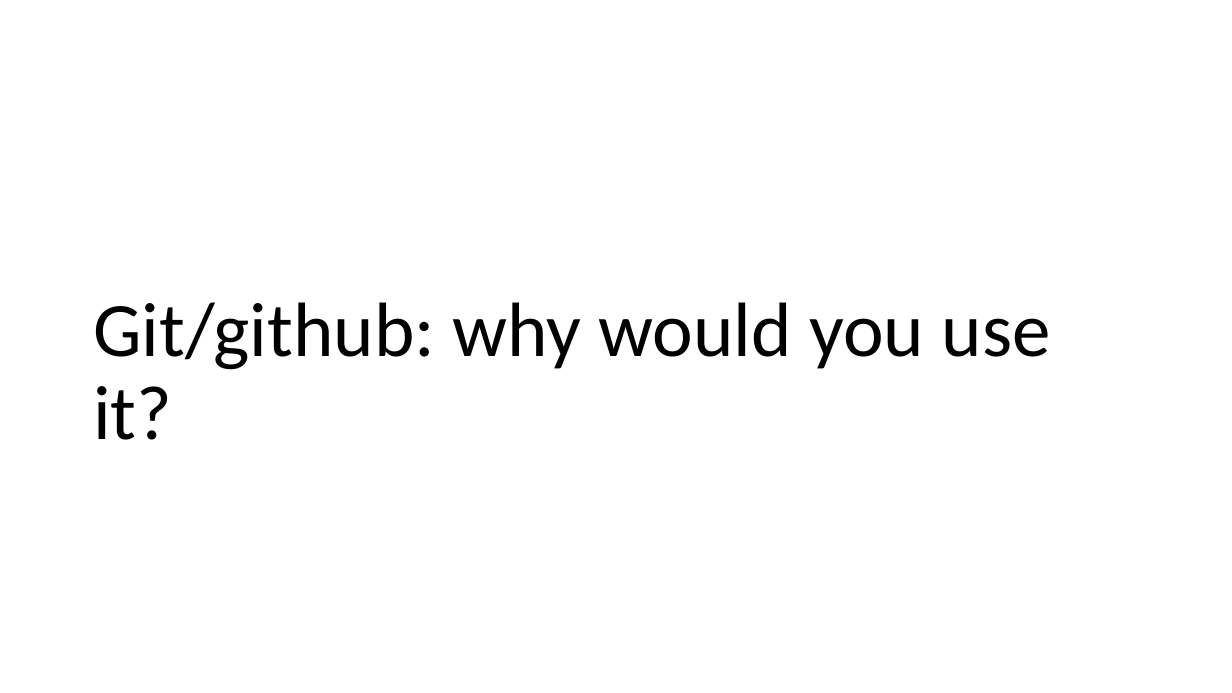
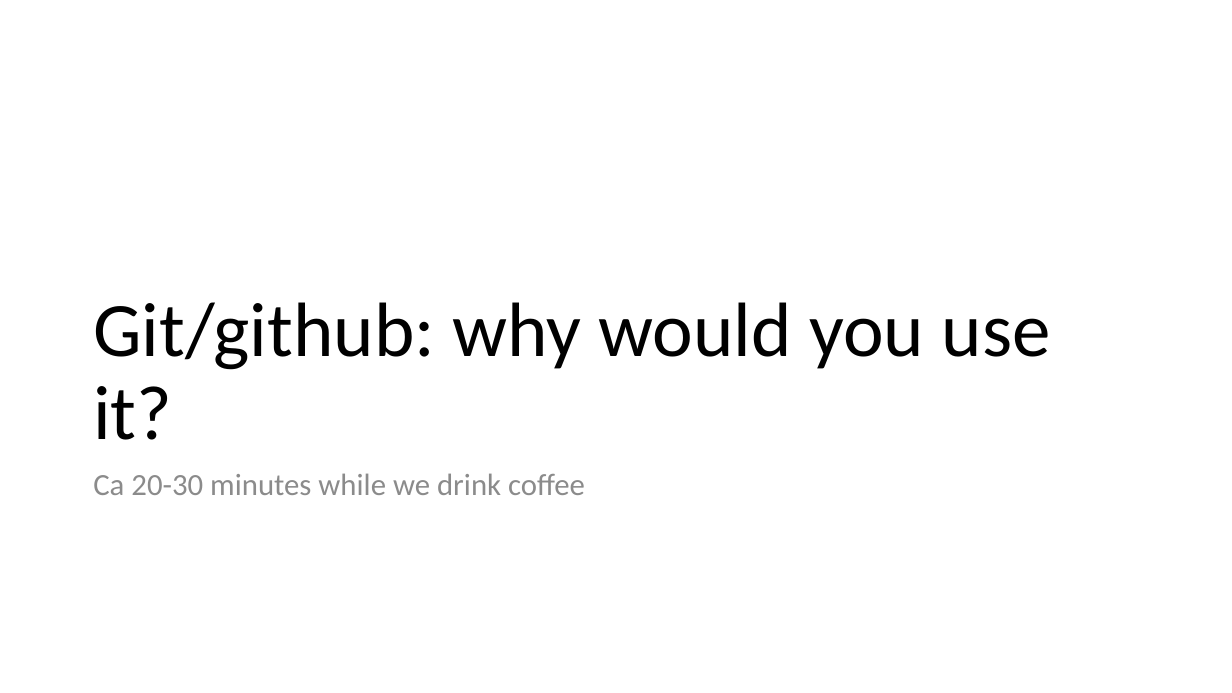
Before and after one commit to VHP4Safety/github_intro_training, a slide deck: slide 3 of powerpoints/github_part1.pptx. Drawn at 1232x693 pixels with LibreOffice and Linux fonts; fonts in the diff are those of the drawing. Boxes give left, top, right and bottom in pixels: in the first picture for what was removed or moved away, otherwise in the second. Text is boxed around its words. In the diff, an @@ line names an element or a change of style, - is before the commit and + after.

```diff
--- a/powerpoints/github_part1.pptx
+++ b/powerpoints/github_part1.pptx
@@ text added at (93, 473, 585, 495), 24 pt, text #8C8C8C @@
+Ca 20-30 minutes while we drink coffee
```
Also in this commit, not shown: 11 other slides changed, 7 slides added, 1 other file.
